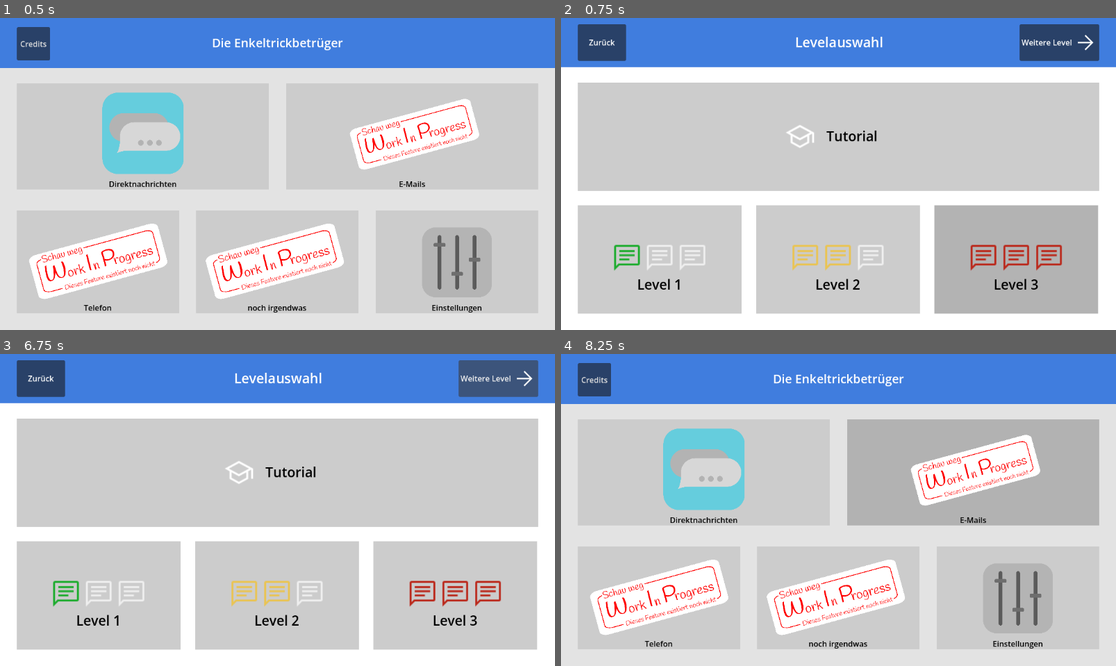
Above: before the commit, frames 1-4 (two rows, left to right).
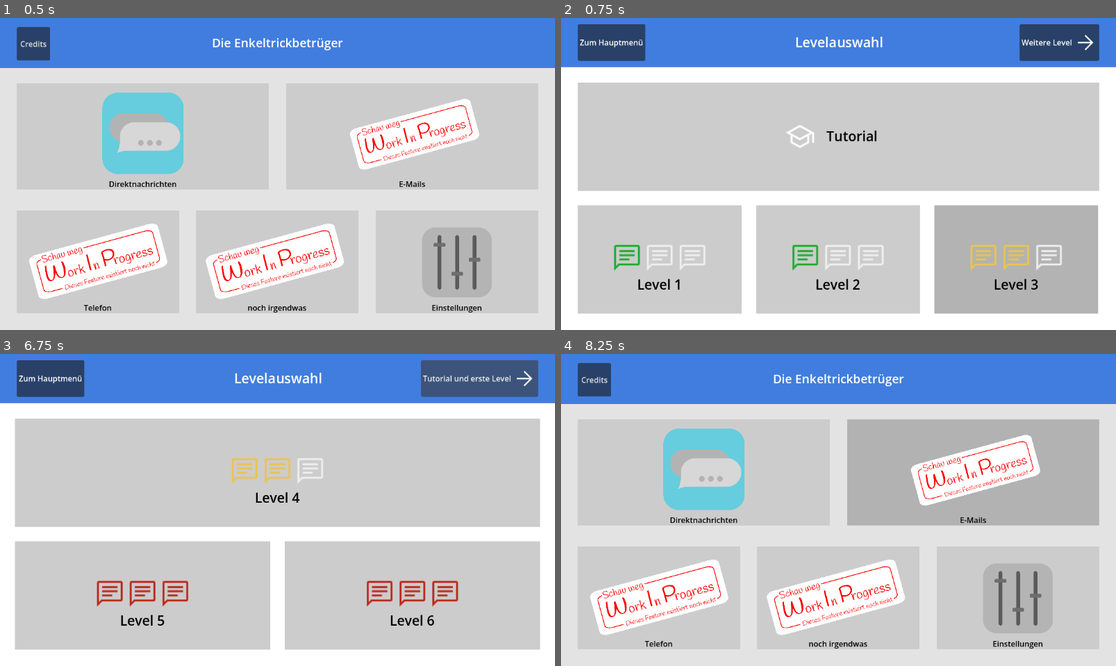
Above: after the commit, the same moments.

Repository: EgmundEGG/Enkeltrickbetr-ger-Spiel
Game: Godot game, scene res://Scenes/MainMenu.tscn
Same seed, same stepped clock (60 frames per second), same inputs: the game is played once before the commit and once after it.
Inputs (mouse positions are in pixels of both pictures, inside the frame that each line leads up to):
- Up to frame 1 (0.5 s): no input
- Up to frame 2 (0.75 s): click "Direktnachrichten" at 0.5 s
- Up to frame 3 (6.75 s): click "Zurück" (after the commit: "Zum Hauptmenü") at 1.25 s; click "E-Mails" at 2 s; click "Telefon" at 2.75 s; click "noch irgendwas" at 3.5 s; click "Einstellungen" at 4.25 s; tap Enter at 5 s; move the mouse to (27, 382) at 5.02 s; click (27, 382) at 5.17 s; click "Direktnachrichten" at 5.75 s; click "Weitere Level" at 6.5 s
- Up to frame 4 (8.25 s): click "Zurück" (after the commit: "Zum Hauptmenü") at 7.25 s; click "E-Mails" at 8 s

Frame 1 is identical in both runs. In frame 2, 1.5% of the frame differs, in the area x 3-91%, y 2-82%; in frame 3, 8.1%, in the area x 2-98%, y 2-95%; in frame 4, nothing differs.

Commit message:
Adds second level select page.

Diff:
--- a/enkeltrick-betrug/Scenes/MessengerLevelSelect.tscn
+++ b/enkeltrick-betrug/Scenes/MessengerLevelSelect.tscn
@@ -7,7 +7,6 @@
 [ext_resource type="Texture2D" uid="uid://bt0j5cmtp7557" path="res://image/messenger_green.svg" id="3_g80va"]
 [ext_resource type="Texture2D" uid="uid://br13najnpejus" path="res://image/messenger_grey.svg" id="4_2r23g"]
 [ext_resource type="Texture2D" uid="uid://c4m4hcsmb41su" path="res://image/messenger_yellow.svg" id="5_ryg4c"]
-[ext_resource type="Texture2D" uid="uid://tqlhhxplexeg" path="res://image/messenger_red.svg" id="6_ejyks"]
 
 [sub_resource type="StyleBoxFlat" id="StyleBoxFlat_uikc4"]
 bg_color = Color(0.8, 0.8, 0.8, 1)
@@ -81,26 +80,26 @@
 offset_bottom = 89.0
 theme_override_colors/font_color = Color(1.0039686, 1.0039686, 1.0039686, 1)
 theme_override_colors/icon_normal_color = Color(0.15294118, 0.2901961, 0.47843137, 1)
-text = "Zurück
+text = "Zum Hauptmenü
 "
 script = ExtResource("2_2r23g")
 SceneName = "MainMenu"
 
 [node name="NextButton" type="Button" parent="LVLAuswahl/Header" unique_id=2065936734]
 custom_minimum_size = Vector2(70, 70)
-layout_direction = 3
 layout_mode = 1
 anchors_preset = -1
 offset_left = 35.0
 offset_top = 13.0
 offset_right = 135.0
 offset_bottom = 89.0
+layout_direction = 3
 theme_override_colors/font_color = Color(1.0039686, 1.0039686, 1.0039686, 1)
 text = "Weitere Level
 "
 icon = ExtResource("2_g80va")
 script = ExtResource("2_2r23g")
-SceneName = "MessengerLevelSelect"
+SceneName = "MessengerLevelSelect2"
 
 [node name="Content" type="MarginContainer" parent="LVLAuswahl" unique_id=619944190]
 layout_mode = 1
@@ -248,12 +247,12 @@
 custom_minimum_size = Vector2(64, 64)
 layout_mode = 2
 size_flags_horizontal = 4
-texture = ExtResource("5_ryg4c")
+texture = ExtResource("3_g80va")
 
 [node name="Diff2" type="TextureRect" parent="LVLAuswahl/Content/VBoxContainer/GridContainer/Level2Button/VBoxContainer/CenterContainer/DifficultyIcons" unique_id=786842513]
 custom_minimum_size = Vector2(64, 64)
 layout_mode = 2
-texture = ExtResource("5_ryg4c")
+texture = ExtResource("4_2r23g")
 
 [node name="Diff3" type="TextureRect" parent="LVLAuswahl/Content/VBoxContainer/GridContainer/Level2Button/VBoxContainer/CenterContainer/DifficultyIcons" unique_id=1016953627]
 custom_minimum_size = Vector2(64, 64)
@@ -303,17 +302,17 @@
 custom_minimum_size = Vector2(64, 64)
 layout_mode = 2
 size_flags_horizontal = 4
-texture = ExtResource("6_ejyks")
+texture = ExtResource("5_ryg4c")
 
 [node name="Diff2" type="TextureRect" parent="LVLAuswahl/Content/VBoxContainer/GridContainer/Level3Button/VBoxContainer/CenterContainer/DifficultyIcons" unique_id=1511611866]
 custom_minimum_size = Vector2(64, 64)
 layout_mode = 2
-texture = ExtResource("6_ejyks")
+texture = ExtResource("5_ryg4c")
 
 [node name="Diff3" type="TextureRect" parent="LVLAuswahl/Content/VBoxContainer/GridContainer/Level3Button/VBoxContainer/CenterContainer/DifficultyIcons" unique_id=315199032]
 custom_minimum_size = Vector2(64, 64)
 layout_mode = 2
-texture = ExtResource("6_ejyks")
+texture = ExtResource("4_2r23g")
 
 [node name="LevelName" type="Label" parent="LVLAuswahl/Content/VBoxContainer/GridContainer/Level3Button/VBoxContainer" unique_id=1246417366]
 custom_minimum_size = Vector2(0, 80)
--- /dev/null
+++ b/enkeltrick-betrug/Scenes/MessengerLevelSelect2.tscn
@@ -0,0 +1,273 @@
+[gd_scene format=3 uid="uid://km6neaeaglhx"]
+
+[ext_resource type="Script" uid="uid://desxgq6cdix08" path="res://Scenes/messenger_level_select_2.gd" id="1_57rin"]
+[ext_resource type="Script" uid="uid://6leggv6jfhv5" path="res://MainMenu/Scripts/MenuButton.gd" id="2_4puss"]
+[ext_resource type="Texture2D" uid="uid://com16d60xr6ye" path="res://image/arrow_white.svg" id="3_jmhbl"]
+[ext_resource type="Texture2D" uid="uid://c4m4hcsmb41su" path="res://image/messenger_yellow.svg" id="4_l06k2"]
+[ext_resource type="Texture2D" uid="uid://br13najnpejus" path="res://image/messenger_grey.svg" id="5_djdgh"]
+[ext_resource type="Texture2D" uid="uid://tqlhhxplexeg" path="res://image/messenger_red.svg" id="6_nbih8"]
+
+[sub_resource type="StyleBoxFlat" id="StyleBoxFlat_1smqb"]
+bg_color = Color(0.8, 0.8, 0.8, 1)
+
+[sub_resource type="StyleBoxFlat" id="StyleBoxFlat_vpugm"]
+
+[sub_resource type="StyleBoxFlat" id="StyleBoxFlat_f1oop"]
+bg_color = Color(0.7019608, 0.7019608, 0.7019608, 1)
+
+[sub_resource type="StyleBoxFlat" id="StyleBoxFlat_8gmf1"]
+bg_color = Color(0.8, 0.8, 0.8, 1)
+
+[sub_resource type="StyleBoxFlat" id="StyleBoxFlat_cstkc"]
+
+[sub_resource type="StyleBoxFlat" id="StyleBoxFlat_hjy1f"]
+bg_color = Color(0.7019608, 0.7019608, 0.7019608, 1)
+
+[node name="MessengerLevelSelect2" type="Control" unique_id=916826872]
+layout_mode = 3
+anchors_preset = 0
+offset_right = 1152.0
+offset_bottom = 648.0
+script = ExtResource("1_57rin")
+
+[node name="Background" type="ColorRect" parent="." unique_id=2040916465]
+layout_mode = 1
+anchors_preset = 15
+anchor_right = 1.0
+anchor_bottom = 1.0
+grow_horizontal = 2
+grow_vertical = 2
+
+[node name="Header" type="ColorRect" parent="." unique_id=179353828]
+layout_mode = 1
+anchors_preset = 10
+anchor_right = 1.0
+offset_bottom = 102.0
+grow_horizontal = 2
+color = Color(0.2509804, 0.49019608, 0.87058824, 1)
+
+[node name="Title" type="Label" parent="Header" unique_id=1955549926]
+layout_mode = 1
+anchors_preset = 15
+anchor_right = 1.0
+anchor_bottom = 1.0
+offset_right = 3.0
+grow_horizontal = 2
+grow_vertical = 2
+theme_override_font_sizes/font_size = 28
+text = "Levelauswahl"
+horizontal_alignment = 1
+vertical_alignment = 1
+
+[node name="BackButton" type="Button" parent="Header" unique_id=868220739]
+custom_minimum_size = Vector2(70, 70)
+layout_mode = 1
+anchors_preset = -1
+offset_left = 35.0
+offset_top = 13.0
+offset_right = 135.0
+offset_bottom = 89.0
+theme_override_colors/font_color = Color(1.0039686, 1.0039686, 1.0039686, 1)
+theme_override_colors/icon_normal_color = Color(0.15294118, 0.2901961, 0.47843137, 1)
+text = "Zum Hauptmenü
+"
+script = ExtResource("2_4puss")
+SceneName = "MainMenu"
+
+[node name="NextButton" type="Button" parent="Header" unique_id=36838177]
+custom_minimum_size = Vector2(70, 70)
+layout_mode = 1
+anchors_preset = -1
+offset_left = 35.0
+offset_top = 13.0
+offset_right = 135.0
+offset_bottom = 89.0
+layout_direction = 3
+theme_override_colors/font_color = Color(1.0039686, 1.0039686, 1.0039686, 1)
+text = "Tutorial und erste Level
+"
+icon = ExtResource("3_jmhbl")
+script = ExtResource("2_4puss")
+SceneName = "MessengerLevelSelect"
+
+[node name="Content" type="MarginContainer" parent="." unique_id=294095220]
+layout_mode = 1
+anchors_preset = -1
+anchor_right = 1.0
+anchor_bottom = 1.0
+offset_left = 35.0
+offset_top = 136.0
+offset_right = -35.0
+offset_bottom = -36.0
+grow_horizontal = 2
+grow_vertical = 2
+
+[node name="VBoxContainer" type="VBoxContainer" parent="Content" unique_id=661069075]
+layout_mode = 2
+theme_override_constants/separation = 30
+
+[node name="Level4Button" type="Button" parent="Content/VBoxContainer" unique_id=1919742936]
+custom_minimum_size = Vector2(0, 225)
+layout_mode = 2
+theme_override_font_sizes/font_size = 28
+theme_override_styles/normal = SubResource("StyleBoxFlat_1smqb")
+theme_override_styles/pressed = SubResource("StyleBoxFlat_vpugm")
+theme_override_styles/hover = SubResource("StyleBoxFlat_f1oop")
+
+[node name="VBoxContainer" type="VBoxContainer" parent="Content/VBoxContainer/Level4Button" unique_id=301990461]
+layout_mode = 1
+anchors_preset = 15
+anchor_right = 1.0
+anchor_bottom = 1.0
+grow_horizontal = 2
+grow_vertical = 2
+
+[node name="SpacerTop" type="Control" parent="Content/VBoxContainer/Level4Button/VBoxContainer" unique_id=2088000228]
+layout_mode = 2
+size_flags_vertical = 3
+
+[node name="CenterContainer" type="CenterContainer" parent="Content/VBoxContainer/Level4Button/VBoxContainer" unique_id=238314509]
+layout_mode = 2
+
+[node name="DifficultyIcons" type="HBoxContainer" parent="Content/VBoxContainer/Level4Button/VBoxContainer/CenterContainer" unique_id=1748900716]
+layout_mode = 2
+
+[node name="Diff1" type="TextureRect" parent="Content/VBoxContainer/Level4Button/VBoxContainer/CenterContainer/DifficultyIcons" unique_id=2003401470]
+custom_minimum_size = Vector2(64, 64)
+layout_mode = 2
+size_flags_horizontal = 4
+texture = ExtResource("4_l06k2")
+
+[node name="Diff2" type="TextureRect" parent="Content/VBoxContainer/Level4Button/VBoxContainer/CenterContainer/DifficultyIcons" unique_id=955692666]
+custom_minimum_size = Vector2(64, 64)
+layout_mode = 2
+texture = ExtResource("4_l06k2")
+
+[node name="Diff3" type="TextureRect" parent="Content/VBoxContainer/Level4Button/VBoxContainer/CenterContainer/DifficultyIcons" unique_id=594077143]
+custom_minimum_size = Vector2(64, 64)
+layout_mode = 2
+texture = ExtResource("5_djdgh")
+
+[node name="LevelName" type="Label" parent="Content/VBoxContainer/Level4Button/VBoxContainer" unique_id=1887857904]
+custom_minimum_size = Vector2(0, 80)
+layout_mode = 2
+theme_override_colors/font_color = Color(0, 0, 0, 1)
+theme_override_font_sizes/font_size = 28
+text = "Level 4"
+horizontal_alignment = 1
+
+[node name="GridContainer" type="GridContainer" parent="Content/VBoxContainer" unique_id=1326659062]
+layout_mode = 2
+theme_override_constants/h_separation = 30
+theme_override_constants/v_separation = 30
+columns = 2
+
+[node name="Level5Button" type="Button" parent="Content/VBoxContainer/GridContainer" unique_id=1411058901]
+custom_minimum_size = Vector2(530, 225)
+layout_mode = 2
+theme_override_colors/font_color = Color(0, 0, 0, 1)
+theme_override_font_sizes/font_size = 28
+theme_override_styles/normal = SubResource("StyleBoxFlat_8gmf1")
+theme_override_styles/pressed = SubResource("StyleBoxFlat_cstkc")
+theme_override_styles/hover = SubResource("StyleBoxFlat_hjy1f")
+text = "
+
+"
+icon_alignment = 1
+
+[node name="VBoxContainer" type="VBoxContainer" parent="Content/VBoxContainer/GridContainer/Level5Button" unique_id=1294703087]
+layout_mode = 1
+anchors_preset = 15
+anchor_right = 1.0
+anchor_bottom = 1.0
+grow_horizontal = 2
+grow_vertical = 2
+
+[node name="SpacerTop" type="Control" parent="Content/VBoxContainer/GridContainer/Level5Button/VBoxContainer" unique_id=1196676726]
+layout_mode = 2
+size_flags_vertical = 3
+
+[node name="CenterContainer" type="CenterContainer" parent="Content/VBoxContainer/GridContainer/Level5Button/VBoxContainer" unique_id=1020764697]
+layout_mode = 2
+
+[node name="DifficultyIcons" type="HBoxContainer" parent="Content/VBoxContainer/GridContainer/Level5Button/VBoxContainer/CenterContainer" unique_id=225510458]
+layout_mode = 2
+
+[node name="Diff1" type="TextureRect" parent="Content/VBoxContainer/GridContainer/Level5Button/VBoxContainer/CenterContainer/DifficultyIcons" unique_id=349248960]
+custom_minimum_size = Vector2(64, 64)
+layout_mode = 2
+size_flags_horizontal = 4
+texture = ExtResource("6_nbih8")
+
+[node name="Diff2" type="TextureRect" parent="Content/VBoxContainer/GridContainer/Level5Button/VBoxContainer/CenterContainer/DifficultyIcons" unique_id=792045231]
+custom_minimum_size = Vector2(64, 64)
+layout_mode = 2
+texture = ExtResource("6_nbih8")
+
+[node name="Diff3" type="TextureRect" parent="Content/VBoxContainer/GridContainer/Level5Button/VBoxContainer/CenterContainer/DifficultyIcons" unique_id=657606805]
+custom_minimum_size = Vector2(64, 64)
+layout_mode = 2
+texture = ExtResource("6_nbih8")
+
+[node name="LevelName" type="Label" parent="Content/VBoxContainer/GridContainer/Level5Button/VBoxContainer" unique_id=80751844]
+custom_minimum_size = Vector2(0, 80)
+layout_mode = 2
+theme_override_colors/font_color = Color(0, 0, 0, 1)
+theme_override_font_sizes/font_size = 28
+text = "Level 5"
+horizontal_alignment = 1
+
+[node name="Level6Button" type="Button" parent="Content/VBoxContainer/GridContainer" unique_id=911099674]
+custom_minimum_size = Vector2(530, 225)
+layout_mode = 2
+theme_override_colors/font_color = Color(0, 0, 0, 1)
+theme_override_font_sizes/font_size = 28
+theme_override_styles/normal = SubResource("StyleBoxFlat_8gmf1")
+theme_override_styles/pressed = SubResource("StyleBoxFlat_cstkc")
+theme_override_styles/hover = SubResource("StyleBoxFlat_hjy1f")
+text = "
+
+"
+icon_alignment = 1
+
+[node name="VBoxContainer" type="VBoxContainer" parent="Content/VBoxContainer/GridContainer/Level6Button" unique_id=213486010]
+layout_mode = 1
+anchors_preset = 15
+anchor_right = 1.0
+anchor_bottom = 1.0
+grow_horizontal = 2
+grow_vertical = 2
+
+[node name="SpacerTop" type="Control" parent="Content/VBoxContainer/GridContainer/Level6Button/VBoxContainer" unique_id=454669637]
+layout_mode = 2
+size_flags_vertical = 3
+
+[node name="CenterContainer" type="CenterContainer" parent="Content/VBoxContainer/GridContainer/Level6Button/VBoxContainer" unique_id=1409098639]
+layout_mode = 2
+
+[node name="DifficultyIcons" type="HBoxContainer" parent="Content/VBoxContainer/GridContainer/Level6Button/VBoxContainer/CenterContainer" unique_id=406205790]
+layout_mode = 2
+
+[node name="Diff1" type="TextureRect" parent="Content/VBoxContainer/GridContainer/Level6Button/VBoxContainer/CenterContainer/DifficultyIcons" unique_id=2068087914]
+custom_minimum_size = Vector2(64, 64)
+layout_mode = 2
+size_flags_horizontal = 4
+texture = ExtResource("6_nbih8")
+
+[node name="Diff2" type="TextureRect" parent="Content/VBoxContainer/GridContainer/Level6Button/VBoxContainer/CenterContainer/DifficultyIcons" unique_id=1414591336]
+custom_minimum_size = Vector2(64, 64)
+layout_mode = 2
+texture = ExtResource("6_nbih8")
+
+[node name="Diff3" type="TextureRect" parent="Content/VBoxContainer/GridContainer/Level6Button/VBoxContainer/CenterContainer/DifficultyIcons" unique_id=1191279557]
+custom_minimum_size = Vector2(64, 64)
+layout_mode = 2
+texture = ExtResource("6_nbih8")
+
+[node name="LevelName" type="Label" parent="Content/VBoxContainer/GridContainer/Level6Button/VBoxContainer" unique_id=2019207290]
+custom_minimum_size = Vector2(0, 80)
+layout_mode = 2
+theme_override_colors/font_color = Color(0, 0, 0, 1)
+theme_override_font_sizes/font_size = 28
+text = "Level 6"
+horizontal_alignment = 1
--- /dev/null
+++ b/enkeltrick-betrug/Scenes/messenger_level_select_2.gd
@@ -0,0 +1,15 @@
+extends Control
+@onready var lvl4: Button = $Content/VBoxContainer/Level4Button
+@onready var lvl5: Button = $Content/VBoxContainer/GridContainer/Level5Button
+@onready var lvl6: Button = $Content/VBoxContainer/GridContainer/Level6Button
+# Called when the node enters the scene tree for the first time.
+func _ready() -> void:
+	lvl4.pressed.connect(func(): _start_level("res://lvl/lvl_0_1.gd"))
+	lvl5.pressed.connect(func(): _start_level("res://lvl/lvl_1_1.gd"))
+	lvl6.pressed.connect(func(): _start_level("res://lvl/lvl_2_1.gd"))
+
+
+
+func _start_level(level_path: String) -> void:
+	GameState.selected_level = level_path
+	get_tree().change_scene_to_file("res://Scenes/Handy.tscn")
--- a/enkeltrick-betrug/lvl_auswahl.gd
+++ b/enkeltrick-betrug/lvl_auswahl.gd
@@ -4,6 +4,7 @@
 @onready var lvl1: Button = $Content/VBoxContainer/GridContainer/Level1Button
 @onready var lvl2: Button = $Content/VBoxContainer/GridContainer/Level2Button
 @onready var lvl3: Button = $Content/VBoxContainer/GridContainer/Level3Button
+
 
 
 
Not shown, added: enkeltrick-betrug/Scenes/messenger_level_select_2.gd.uid
